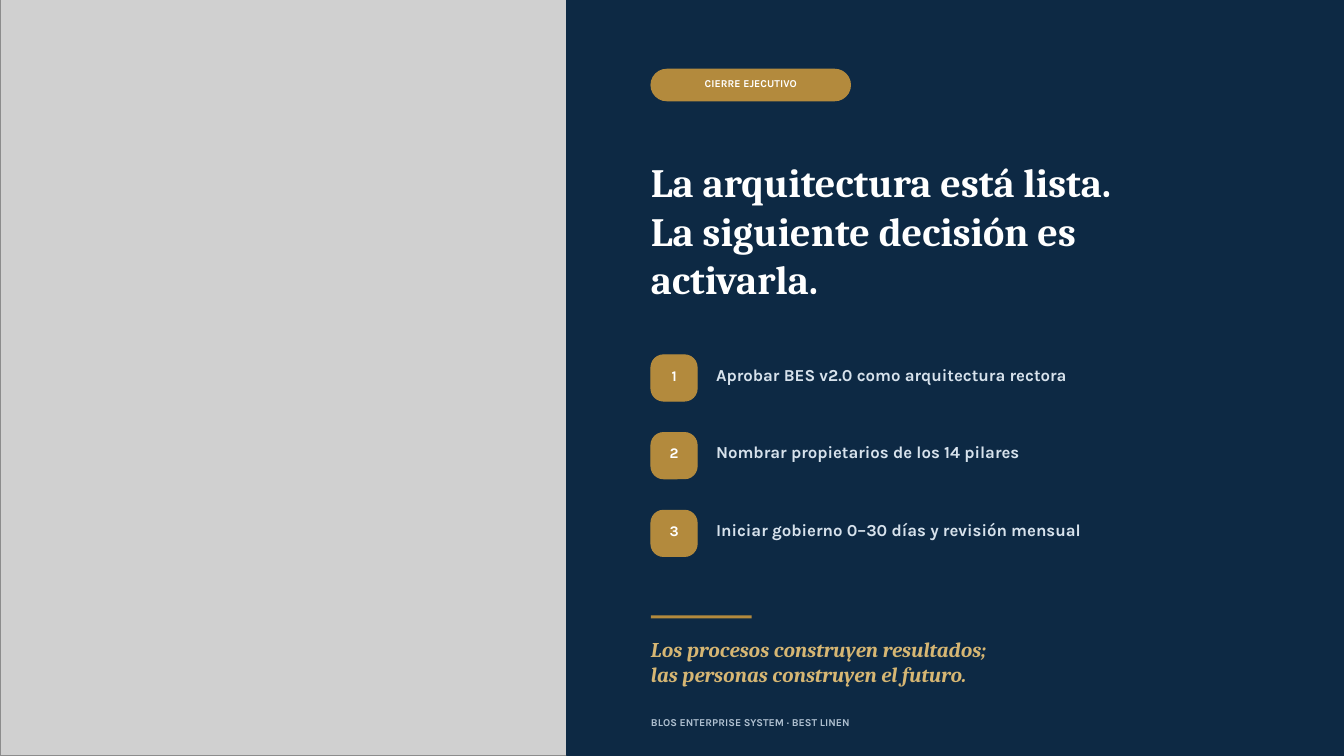
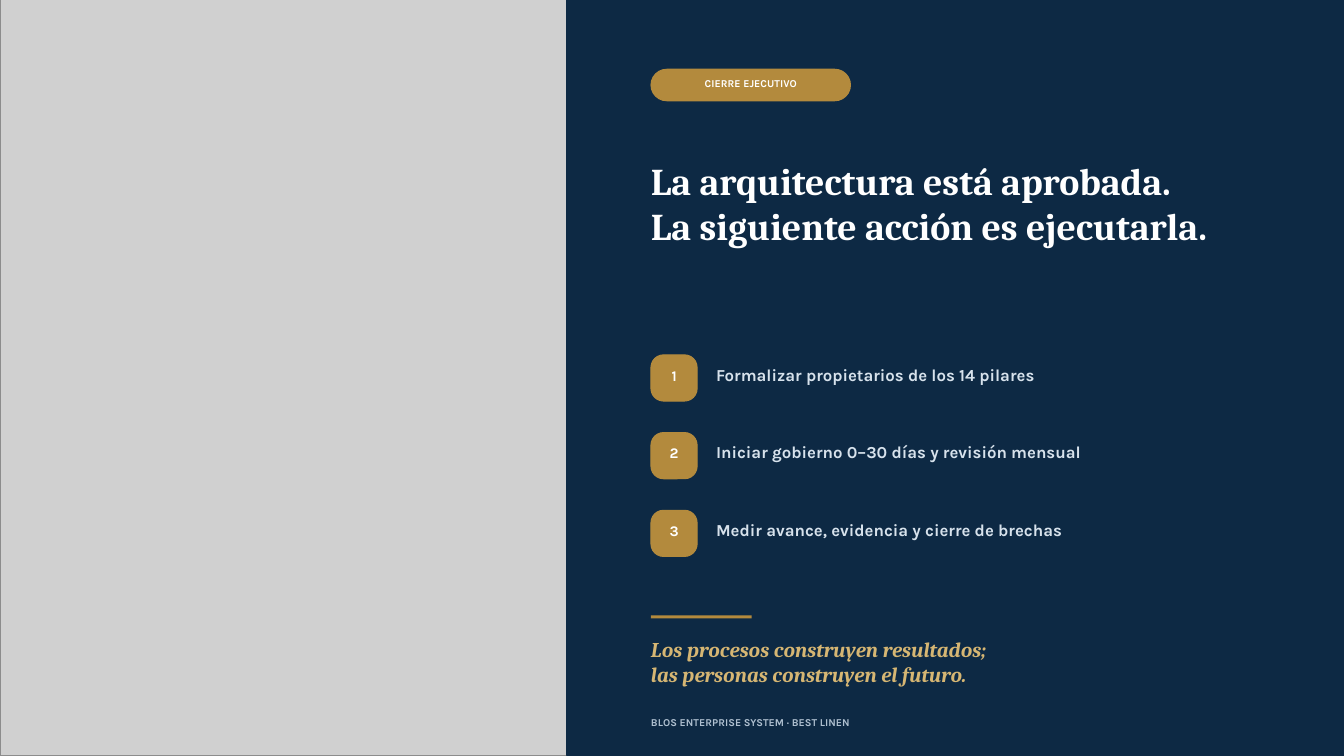
Before and after one commit to bl-blos-enterprise-system/bl-blos-enterprise-system.github.io, a slide deck: slide 14 of documents/BES-13-PPT-001-v2.0_Presentacion_Ejecutiva_Expansion_BES.pptx. Drawn at 1344x756 pixels with LibreOffice and Linux fonts; fonts in the diff are those of the drawing; grey boxes stand for pictures. Boxes give left, top, right and bottom in pixels: in the first picture for what was removed or moved away, otherwise in the second. Text is boxed around its words. In the diff, an @@ line names an element or a change of style, - is before the commit and + after.

```diff
--- a/documents/BES-13-PPT-001-v2.0_Presentacion_Ejecutiva_Expansion_BES.pptx
+++ b/documents/BES-13-PPT-001-v2.0_Presentacion_Ejecutiva_Expansion_BES.pptx
@@ text at [651, 168, 1207, 249]: text changed; size 28.7 to 27 pt @@
-La arquitectura está lista.
-La siguiente decisión es activarla.
+La arquitectura está aprobada.
+La siguiente acción es ejecutarla.
@@ text at [716, 369, 1034, 385]: text changed @@
-Aprobar BES v2.0 como arquitectura rectora
+Formalizar propietarios de los 14 pilares
@@ text "Iniciar gobierno 0–30 días y ...": place and size @@
-text "Iniciar gobierno 0–30 días y ..." at [716, 523, 1081, 540]
+text "Iniciar gobierno 0–30 días y ..." at [716, 445, 1081, 462]
@@ text removed at [716, 446, 1019, 462] @@
-Nombrar propietarios de los 14 pilares
@@ text added at [716, 524, 1062, 540], 12 pt, text #D7E2EC, bold @@
+Medir avance, evidencia y cierre de brechas
```
Also in this commit, not shown: 12 other slides changed, 8 other files.
